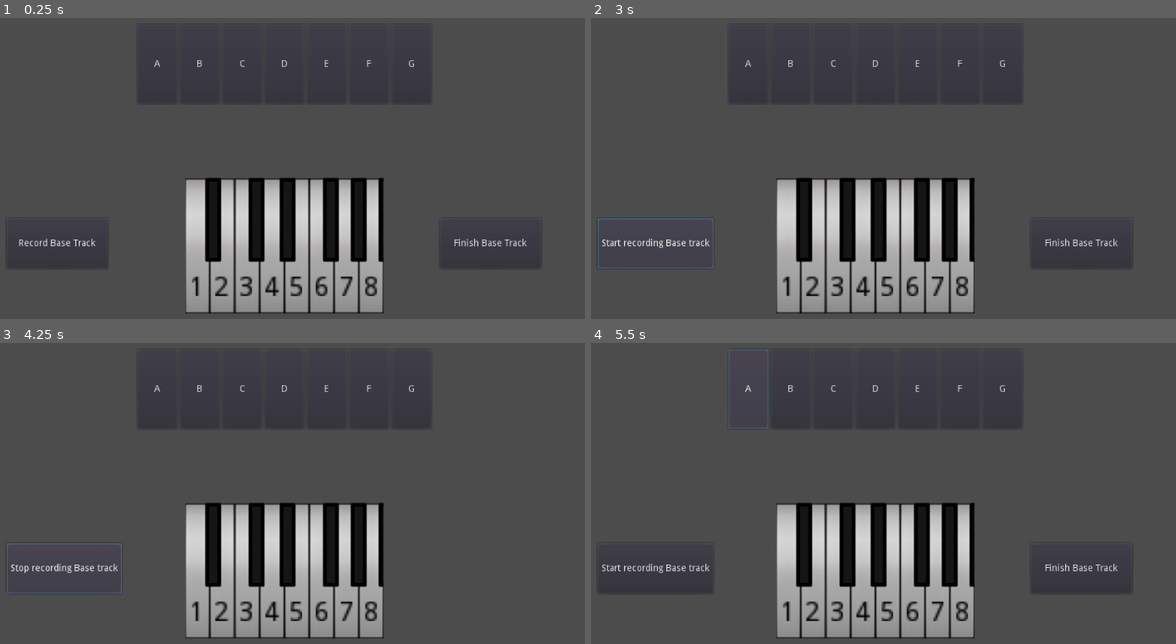
Above: before the commit, frames 1-4 (two rows, left to right).
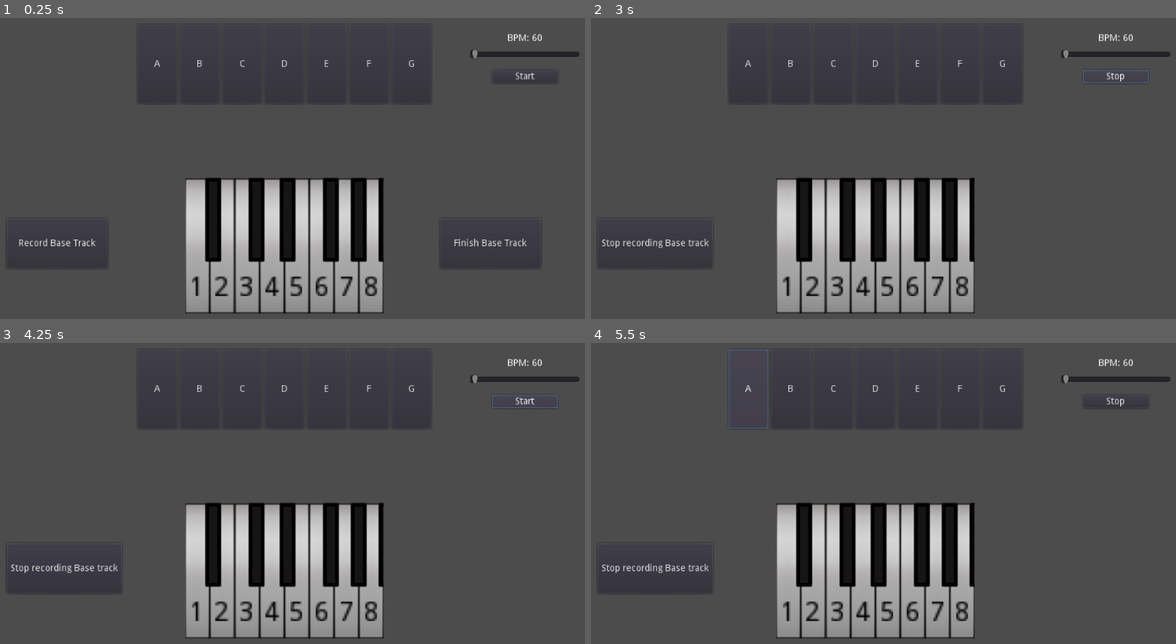
Above: after the commit, the same moments.

Repository: uspgamedev/Blueprint-Blast
Game: Godot game, scene res://music/Piano.tscn
The game is run twice, just before and just after one commit, with the same random seed, the same clock (stepped at 60 frames per second) and the same inputs. This scene is started directly instead of the project's main scene.
Inputs:
- Up to frame 1 (0.25 s): no input
- Up to frame 2 (3 s): click "Record Base Track" at 0.5 s; click "Stop recording Base track" at 1.25 s; click "Start recording Base track" at 2 s; click "Stop recording Base track" (after the commit: "Start") at 2.75 s
- Up to frame 3 (4.25 s): click "Start recording Base track" (after the commit: "Stop") at 3.5 s
- Up to frame 4 (5.5 s): click "Stop recording Base track" (after the commit: "Start") at 4.25 s; click "A" at 5 s

The runs differ from the first frame. In frame 1, 0.5% of the frame differs, in the area x 80-99%, y 5-22%; in frame 2, 1.0%, in the area x 1-99%, y 5-84%; in frame 3, 0.7%; in frame 4, 0.8%.

Commit message:
Add metronome

Diff:
--- a/project/default_bus_layout.tres
+++ b/project/default_bus_layout.tres
@@ -1,14 +1,3 @@
-[gd_resource type="AudioBusLayout" load_steps=3 format=2]
-
-[sub_resource type="AudioEffectLowPassFilter" id=1]
-resource_name = "LowPassFilter"
-cutoff_hz = 1000.0
-
-[sub_resource type="AudioEffectLowShelfFilter" id=2]
-resource_name = "LowShelfFilter"
+[gd_resource type="AudioBusLayout" format=2]
 
 [resource]
-bus/0/effect/0/effect = SubResource( 1 )
-bus/0/effect/0/enabled = true
-bus/0/effect/1/effect = SubResource( 2 )
-bus/0/effect/1/enabled = true
--- /dev/null
+++ b/project/music/HSlider.gd
@@ -0,0 +1,32 @@
+extends HSlider
+
+onready var audio_stream = $AudioStreamPlayer
+onready var label = $Label
+onready var button = $Button
+var bpm : float = 60.0
+var elapsed_time := 0.0
+var is_playing := false
+
+func _ready():
+	button.connect("button_down", self, "button_press")
+	connect("value_changed", self, "update_bpm")
+
+func button_press():
+	if not is_playing:
+		button.text = "Stop"
+		elapsed_time = 60.0/bpm
+		is_playing = true
+	else:
+		button.text = "Start"
+		is_playing = false
+
+func _process(delta):
+	if is_playing:
+		elapsed_time += delta
+		if elapsed_time >= 60.0/bpm:
+			elapsed_time -= 60.0/bpm
+			audio_stream.play()
+
+func update_bpm(value):
+	bpm = float(value)
+	label.text = str("BPM: ", value)
--- a/project/music/Piano.tscn
+++ b/project/music/Piano.tscn
@@ -6,6 +6,8 @@
 [ext_resource path="res://music/RecordButton.gd" type="Script" id=4]
 [ext_resource path="res://music/FinishButton.gd" type="Script" id=5]
 [ext_resource path="res://music/MusicMaker.tscn" type="PackedScene" id=6]
+[ext_resource path="res://music/HSlider.gd" type="Script" id=7]
+[ext_resource path="res://assets/metronome.ogg" type="AudioStream" id=8]
 
 [node name="Piano" type="Control"]
 anchor_right = 1.0
@@ -24,6 +26,7 @@
 custom_constants/separation = 100
 
 [node name="HBoxContainer" type="HBoxContainer" parent="VBoxContainer"]
+editor/display_folded = true
 margin_right = 444.0
 margin_bottom = 120.0
 
@@ -184,3 +187,38 @@
 is_base = true
 
 [node name="MelodyMusicMaker" parent="." instance=ExtResource( 6 )]
+
+[node name="HSlider" type="HSlider" parent="."]
+margin_left = 791.737
+margin_top = 93.8657
+margin_right = 958.737
+margin_bottom = 144.866
+min_value = 60.0
+max_value = 180.0
+value = 60.0
+script = ExtResource( 7 )
+
+[node name="Label" type="Label" parent="HSlider"]
+anchor_left = 0.5
+anchor_top = 0.5
+anchor_right = 0.5
+anchor_bottom = 0.5
+margin_left = -26.5
+margin_top = -31.5482
+margin_right = 26.5
+margin_bottom = -17.5482
+text = "BPM: 60"
+
+[node name="AudioStreamPlayer" type="AudioStreamPlayer" parent="HSlider"]
+stream = ExtResource( 8 )
+
+[node name="Button" type="Button" parent="HSlider"]
+anchor_left = 0.5
+anchor_top = 0.5
+anchor_right = 0.5
+anchor_bottom = 0.5
+margin_left = -49.5
+margin_top = 23.5292
+margin_right = 49.5
+margin_bottom = 43.5292
+text = "Start"
--- a/project/music/RecordButton.gd
+++ b/project/music/RecordButton.gd
@@ -24,6 +24,4 @@
 			for key in other_track.get_children():
 				key.last_note = 0
 				key.get_node("AudioStreamPlayer").stop()
-			print(other_track.play_sequence)
-			print(current_track.play_sequence)
 		get_node("../FinishButton").show()
Not shown, added: project/assets/metronome.ogg.import
Not shown: 1 places in project/music/Piano.tscn that only renumber resources
Not shown, added: project/assets/metronome.ogg
